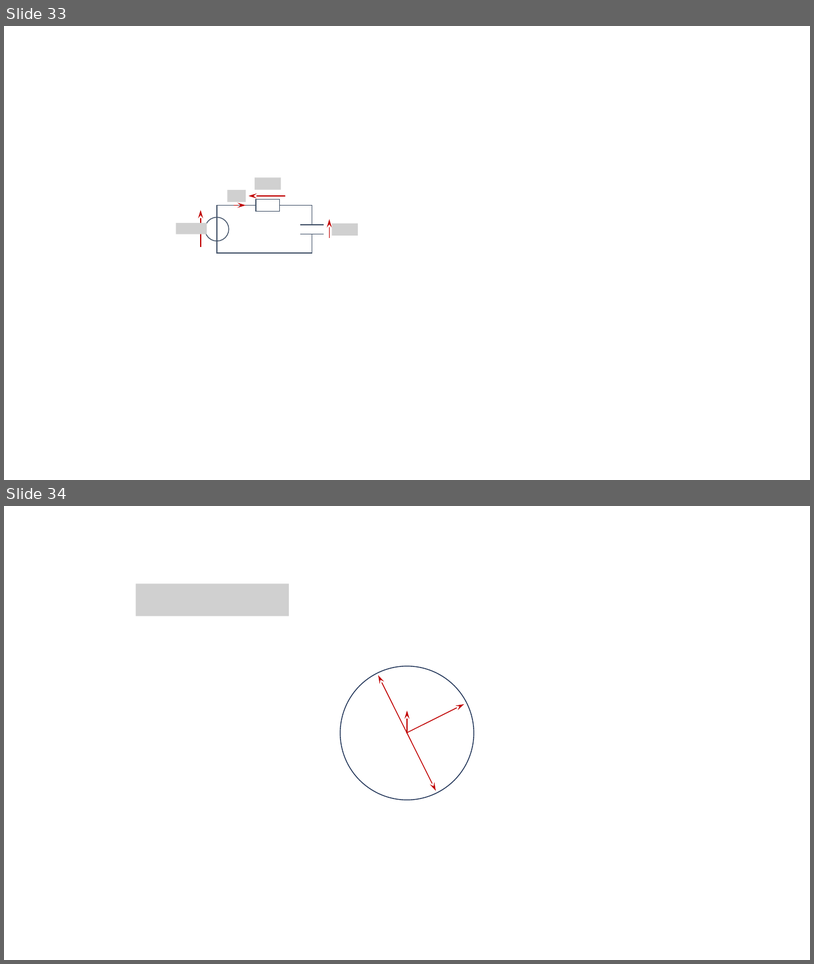
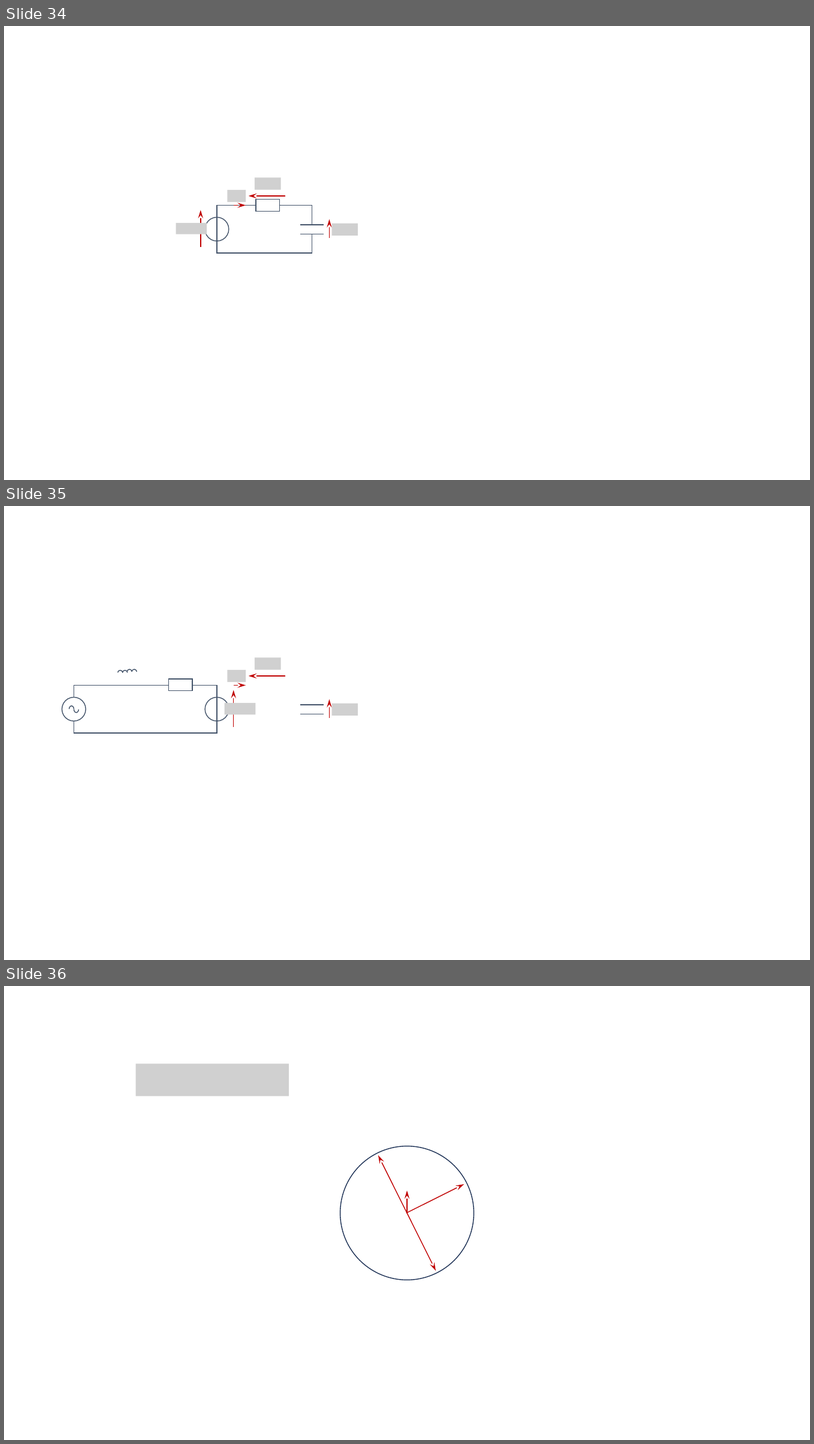
Before and after one commit to xpessoles/PT_GenieElectrique, a slide deck: 05_MachinesTriphasees/PT_GE_05_MS_Activite_02/images/PT_GE_05_MS_Activite_02.pptx. Shown one above the other, each under a label of ours: slides 33 and 34 before the commit, slides 34, 35 and 36 after it. The pictures are 814x964 and 814x1444 pixels, drawn with LibreOffice and Linux fonts; fonts in the diff are those of the drawing; grey boxes stand for pictures; background and template pictures are left out. Boxes give left, top, right and bottom in pixels: in the first picture for what was removed or moved away, otherwise in the second. Text is boxed around its words. In the diff, an @@ line names an element or a change of style, - is before the commit and + after.

```diff
--- a/05_MachinesTriphasees/PT_GE_05_MS_Activite_02/images/PT_GE_05_MS_Activite_02.pptx
+++ b/05_MachinesTriphasees/PT_GE_05_MS_Activite_02/images/PT_GE_05_MS_Activite_02.pptx
@@ slide 35 added at <box>4,506,810,960</box>, background #FFFFFF @@
@@ picture added at <box>254,657,281,669</box> @@
@@ rectangle added at <box>74,685,218,733</box>, outline #44546A 1 pt @@
@@ arc (boxed as its full ellipse) added at <box>118,670,123,675</box>, outline #44546A 1 pt @@
@@ arc (boxed as its full ellipse) added at <box>123,670,128,675</box>, outline #44546A 1 pt @@
@@ arc (boxed as its full ellipse) added at <box>128,669,132,674</box>, outline #44546A 1 pt @@
@@ arc (boxed as its full ellipse) added at <box>132,669,137,674</box>, outline #44546A 1 pt @@
@@ rectangle added at <box>169,679,192,691</box>, fill #FFFFFF, outline #44546A 1 pt @@
@@ picture added at <box>227,670,246,682</box> @@
@@ arrow added from (234, 685) to (246, 685), #C00000 1 pt @@
@@ arrow added from (286, 676) to (248, 676), #C00000 1 pt @@
@@ ellipse added at <box>62,697,86,721</box>, fill #FFFFFF, outline #44546A 1 pt @@
@@ ellipse added at <box>206,697,229,721</box>, outline #44546A 1 pt @@
@@ picture added at <box>225,703,255,714</box> @@
@@ arrow added from (234, 727) to (234, 690), #C00000 1 pt @@
@@ arrow added from (329, 718) to (329, 699), #C00000 1 pt @@
@@ picture added at <box>332,703,358,715</box> @@
@@ arc (boxed as its full ellipse) added at <box>69,706,74,712</box>, outline #44546A 1 pt @@
@@ arc (boxed as its full ellipse) added at <box>74,706,79,712</box>, outline #44546A 1 pt @@
@@ rectangle added at <box>300,704,324,714</box>, fill #FFFFFF @@
@@ line added from (324, 705) to (300, 705), #44546A 1 pt @@
@@ line added from (324, 714) to (300, 714), #44546A 1 pt @@
@@ what was slide 33 is now slide 34 @@
@@ what was slide 34 is now slide 36 @@
```
Also in this commit, not shown: 1 slide changed, 1 other slide added, 2 other files.
